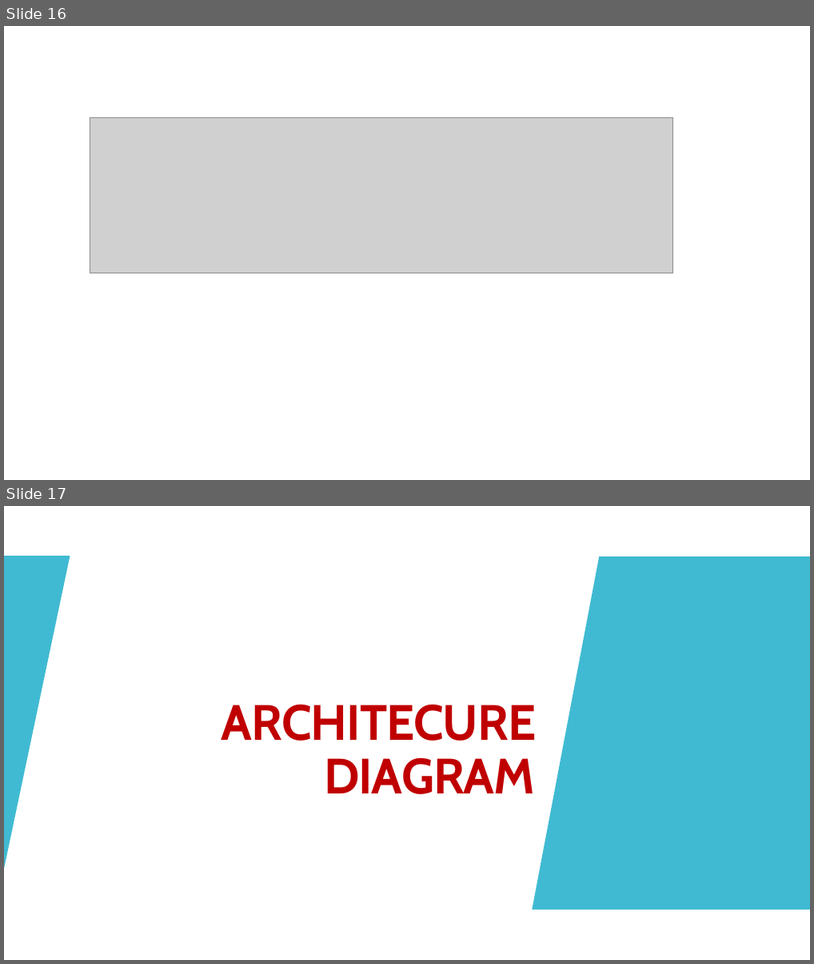
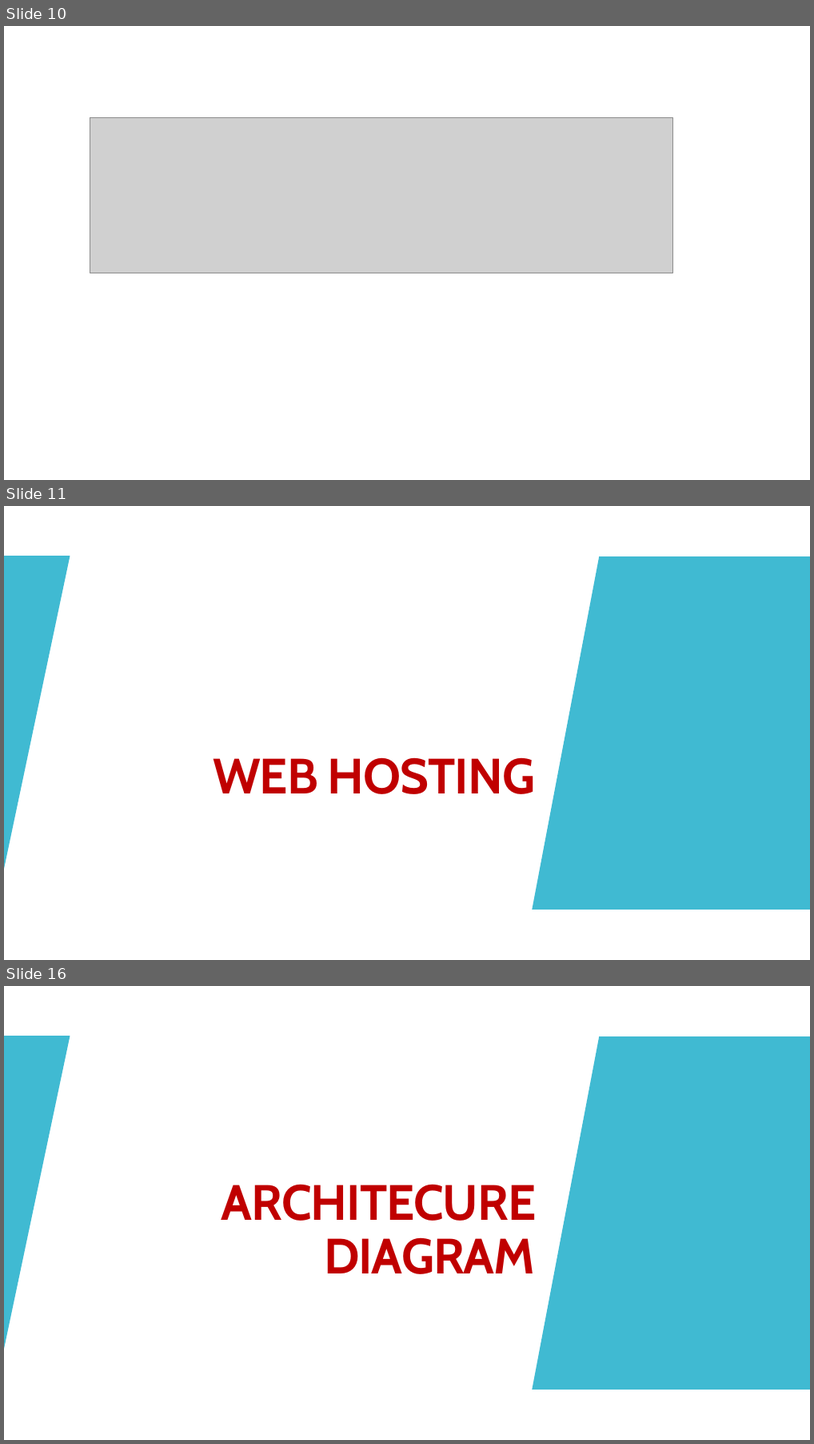
Before and after one commit to wangyang325/CS615Project, a slide deck: Presentation/Personal Library.pptx. Shown one above the other, each under a label of ours: slides 16 and 17 before the commit, slides 10, 11 and 16 after it; the slides between them are not shown. The pictures are 814x964 and 814x1444 pixels, drawn with LibreOffice and Linux fonts; fonts in the diff are those of the drawing; grey boxes stand for pictures. Boxes give left, top, right and bottom in pixels: in the first picture for what was removed or moved away, otherwise in the second. Text is boxed around its words. In the diff, an @@ line names an element or a change of style, - is before the commit and + after.

```diff
--- a/Presentation/Personal Library.pptx
+++ b/Presentation/Personal Library.pptx
@@ slide 11 added at (4, 506, 810, 960), background #FFFFFF; not listed: 2 template elements that a slide beside it also shows @@
@@ rectangle added at (4, 506, 810, 960), fill #FFFFFF @@
@@ rectangle added at (4, 556, 609, 909), fill #40BAD2 @@
@@ freeform shape added at (4, 556, 70, 869), fill #40BAD2 @@
@@ freeform shape added at (532, 556, 810, 909), fill #40BAD2 @@
@@ rectangle added at (618, 556, 810, 909), fill #C8C8C8 at 50% opacity @@
@@ title added at (213, 757, 536, 794), 59 pt, text #C00000, bold @@
+WEB HOSTING
@@ what was slide 16 is now slide 10 @@
@@ what was slide 17 is now slide 16 @@
```
Also in this commit, not shown: 2 slides changed, 8 other slides added, 8 slides removed.
